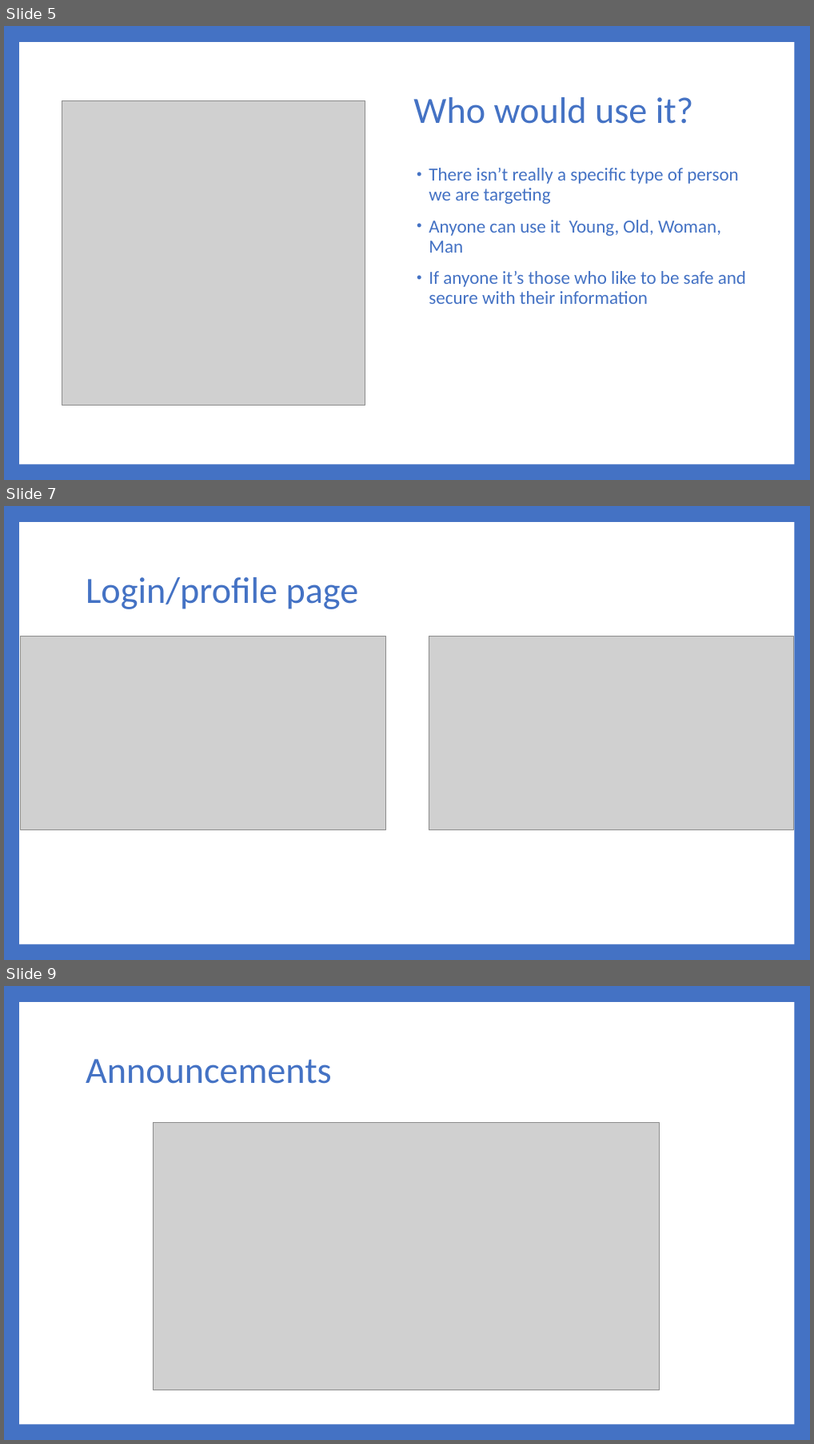
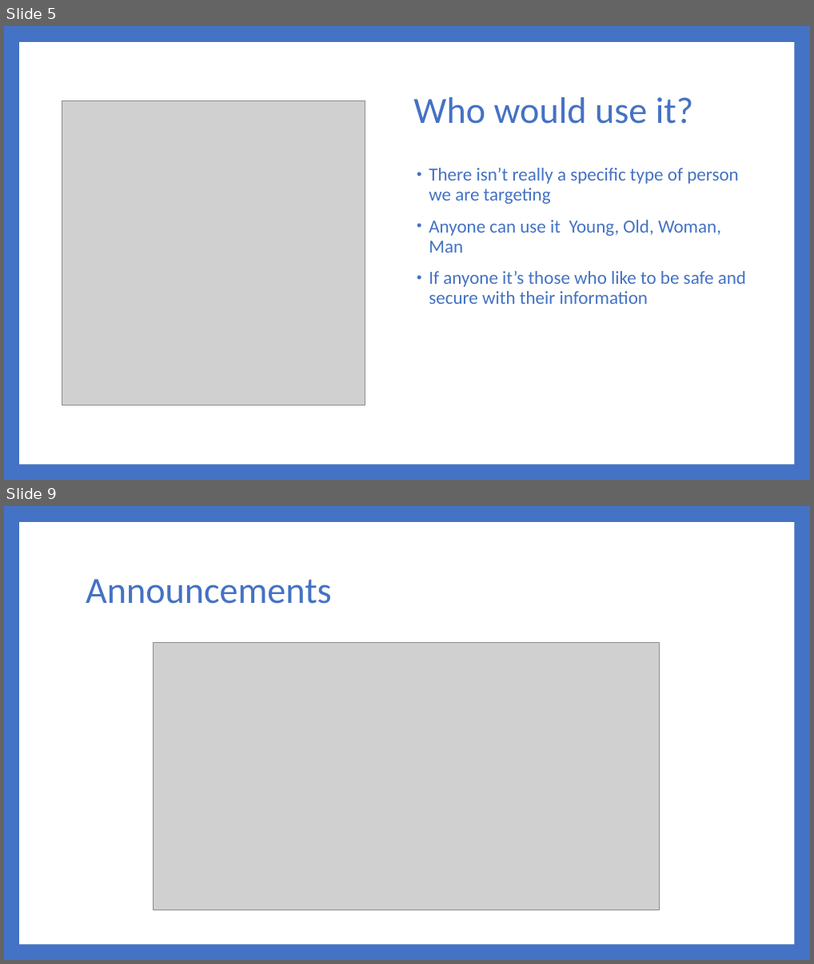
Before and after one commit to Dwaddle26/EncryptNotes, a slide deck: Phase 4 Documentation/Team_2_Presentation_4.pptx. Shown one above the other, each under a label of ours: slides 5, 7 and 9 before the commit, slides 5 and 9 after it; the slides between them are not shown. The pictures are 814x1444 and 814x964 pixels, drawn with LibreOffice and Linux fonts; fonts in the diff are those of the drawing; grey boxes stand for pictures. Boxes give left, top, right and bottom in pixels: in the first picture for what was removed or moved away, otherwise in the second. Text is boxed around its words. In the diff, an @@ line names an element or a change of style, - is before the commit and + after.

```diff
--- a/Phase 4 Documentation/Team_2_Presentation_4.pptx
+++ b/Phase 4 Documentation/Team_2_Presentation_4.pptx
@@ slide 7 removed at (4,506,810,960), background #4472C4; not listed: 1 template element that a slide beside it also shows @@
@@ title removed at (86,577,359,609) @@
-Login/profile page
@@ picture removed at (20,636,386,830) @@
@@ picture removed at (429,636,794,830) @@
```
Also in this commit, not shown: 2 slides changed, 2 slides added, 1 other slide removed.
